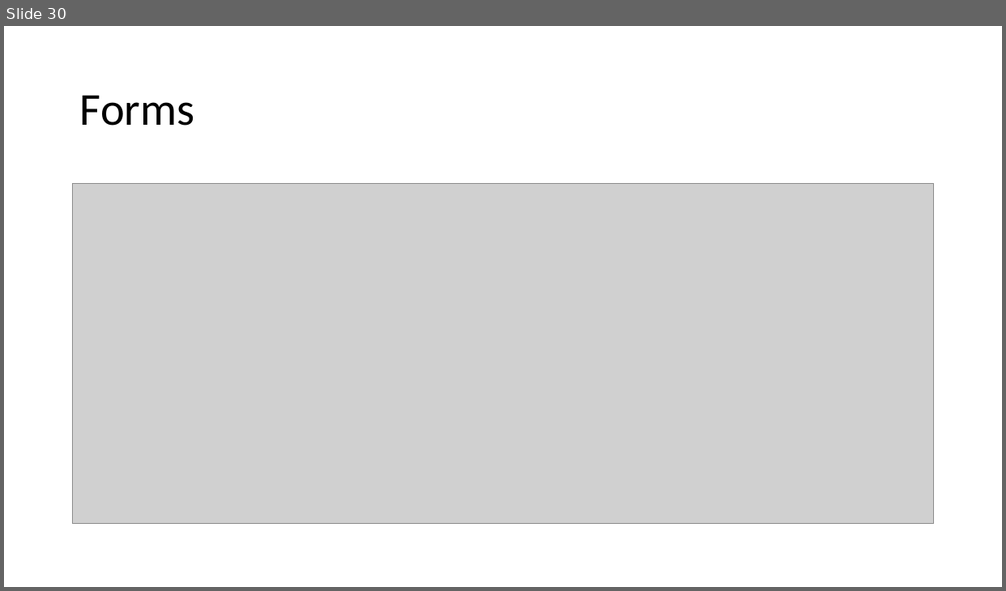
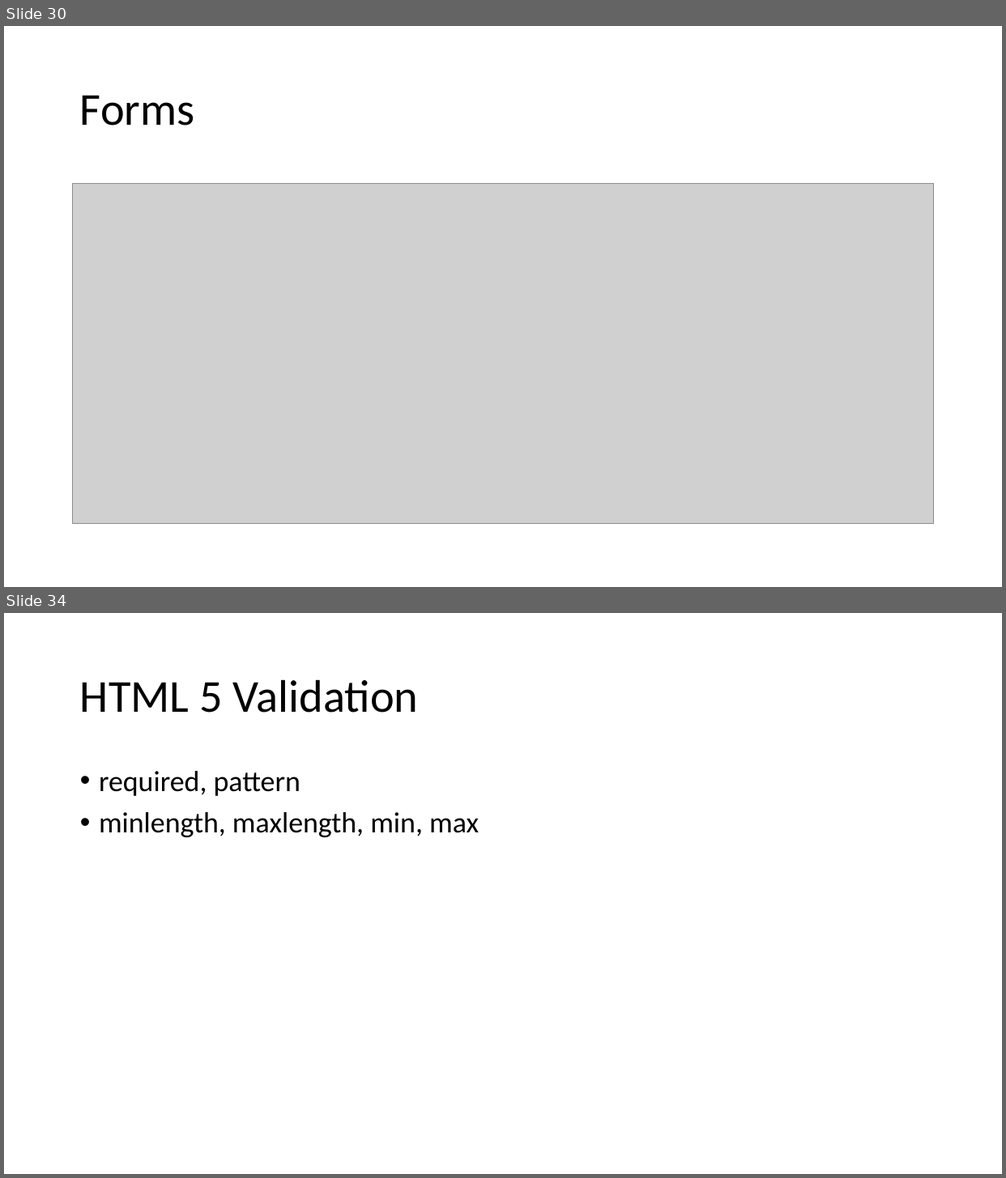
Before and after one commit to sitaramgarlapati/angularDemo, a slide deck: slides/Ang Sessions.pptx. Shown one above the other, each under a label of ours: slide 30 before the commit, slides 30 and 34 after it; the slides between them are not shown. The pictures are 1006x591 and 1006x1178 pixels, drawn with LibreOffice and Linux fonts; fonts in the diff are those of the drawing; grey boxes stand for pictures. Boxes give left, top, right and bottom in pixels: in the first picture for what was removed or moved away, otherwise in the second. Text is boxed around its words. In the diff, an @@ line names an element or a change of style, - is before the commit and + after.

```diff
--- a/slides/Ang Sessions.pptx
+++ b/slides/Ang Sessions.pptx
@@ slide 34 added at (x1=4, y1=613, x2=1002, y2=1174), background #FFFFFF @@
@@ title added at (x1=80, y1=679, x2=419, y2=713), 44 pt, text #000000 @@
+HTML 5 Validation
@@ text added at (x1=99, y1=771, x2=479, y2=837), 28 pt, text #000000 @@
+• required, pattern
+• minlength, maxlength, min, max
```
Also in this commit, not shown: 6 slides changed, 4 other slides added, 10 other files.
